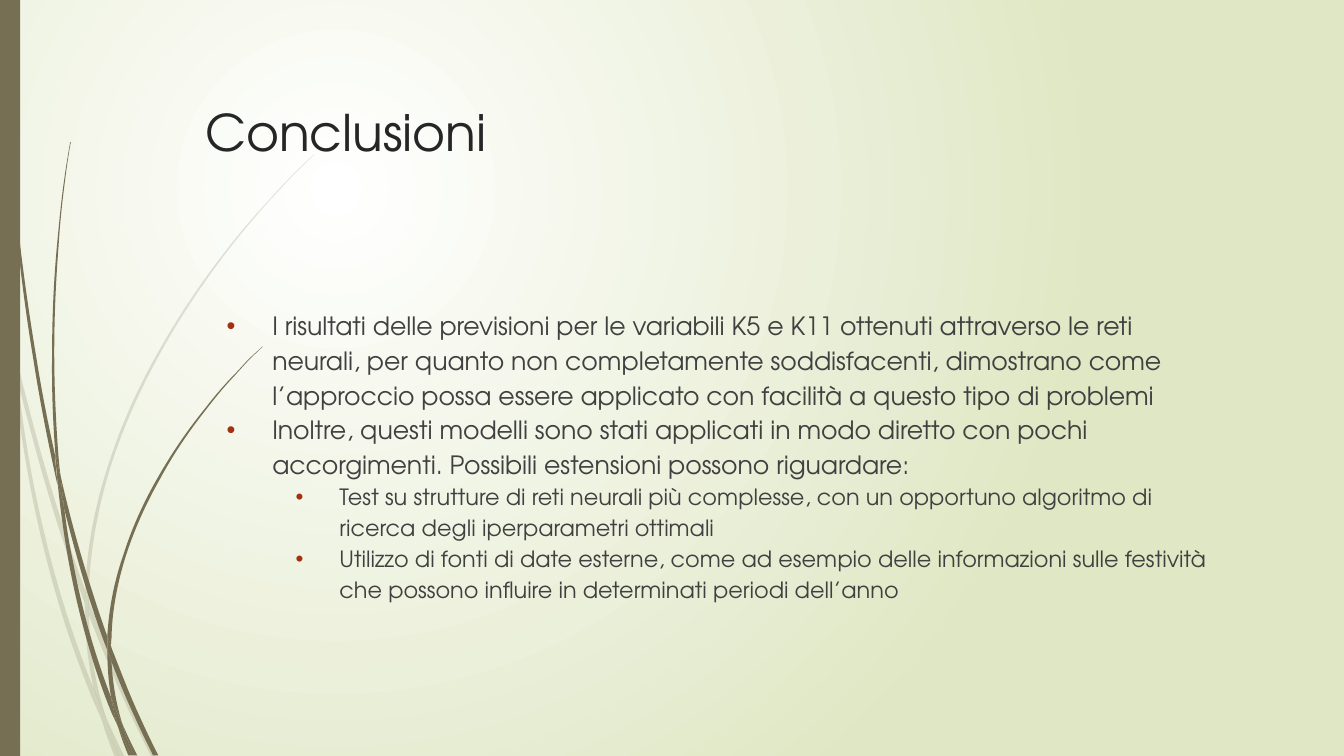
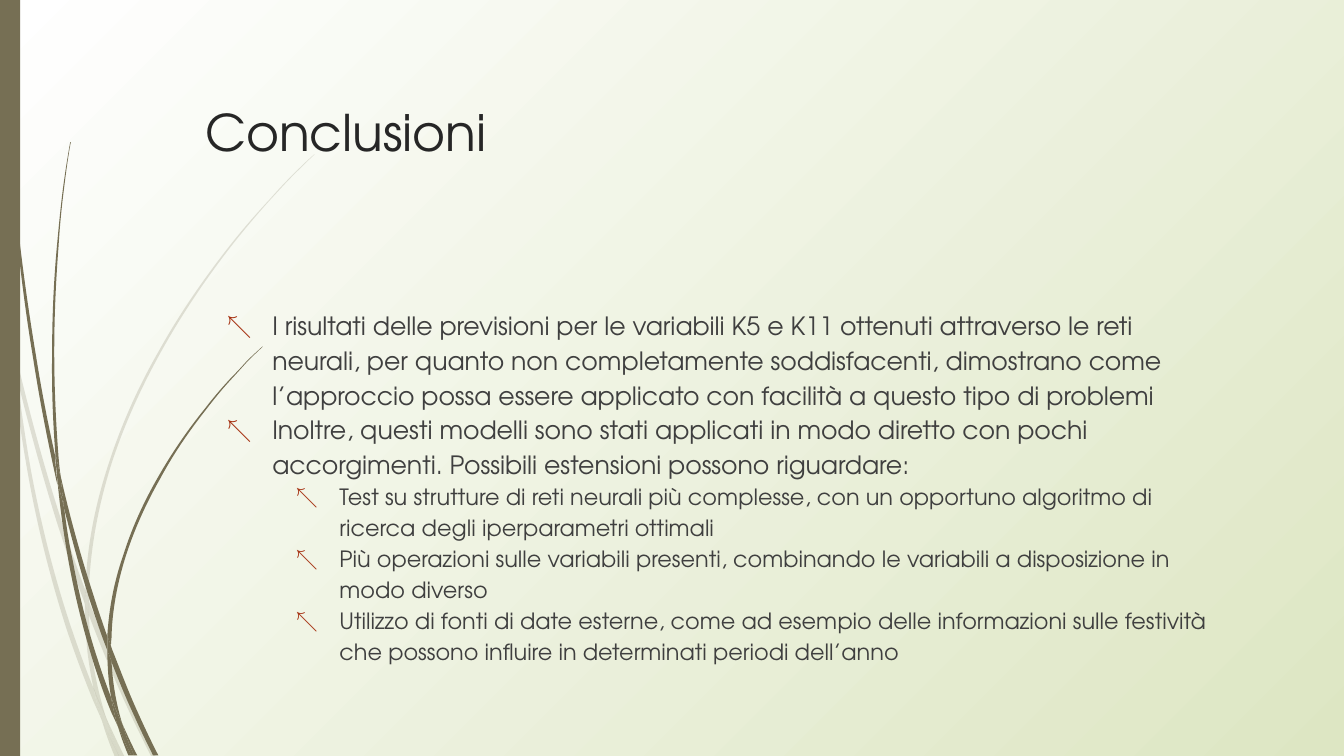
Before and after one commit to lynkx21/BB, a slide deck: slide 31 of BitBang.pptx. Drawn at 1344x756 pixels with LibreOffice and Linux fonts; fonts in the diff are those of the drawing. Boxes give left, top, right and bottom in pixels: in the first picture for what was removed or moved away, otherwise in the second. Text is boxed around its words. In the diff, an @@ line names an element or a change of style, - is before the commit and + after.

```diff
--- a/BitBang.pptx
+++ b/BitBang.pptx
@@ background gradient #FFFFFF to #DFE8C4 to gradient #FFFFFF to #DDE6C3 @@
@@ title "Conclusioni" at (205,113,487,152): indent changed @@
@@ text at (272,316,1206,665): text colour #404040 to #3F3F3F in "I risultati delle previsioni per le variabili ...", "Inoltre, questi modelli sono stati applicati in ...", "Test su strutture di reti neurali più ...", "Utilizzo di fonti di date esterne, come ..."; bullet • to ↖; less space between paragraphs @@
@@ text at (339,550,1169,599): paragraph added @@
+  ↖ Più operazioni sulle variabili presenti, combinando le variabili a disposizione in modo diverso
```
Also in this commit, not shown: 30 other slides changed.
